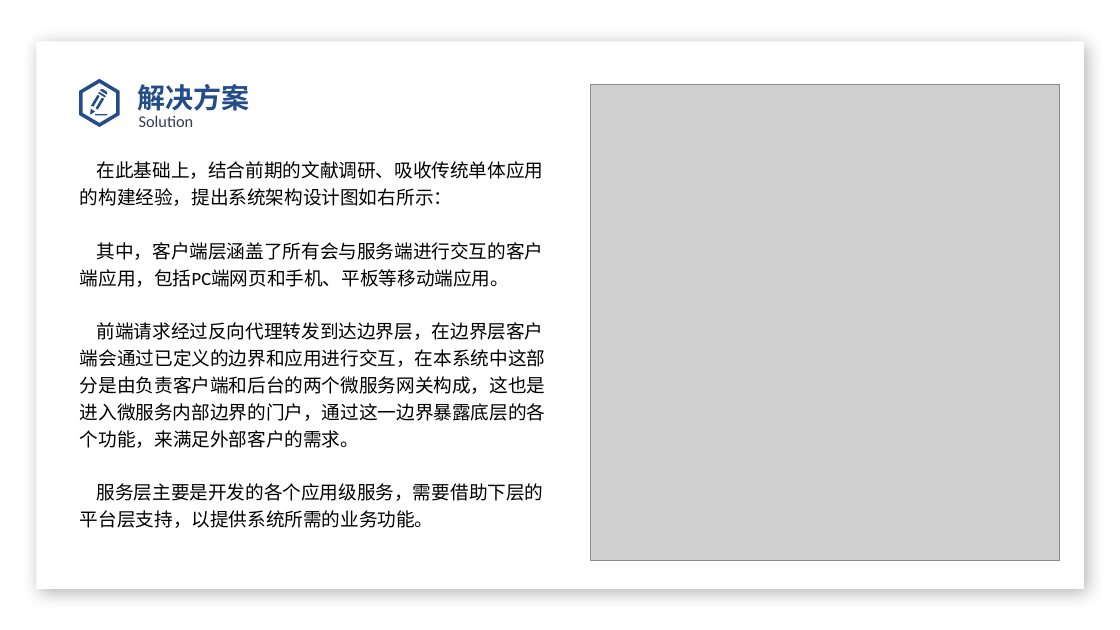
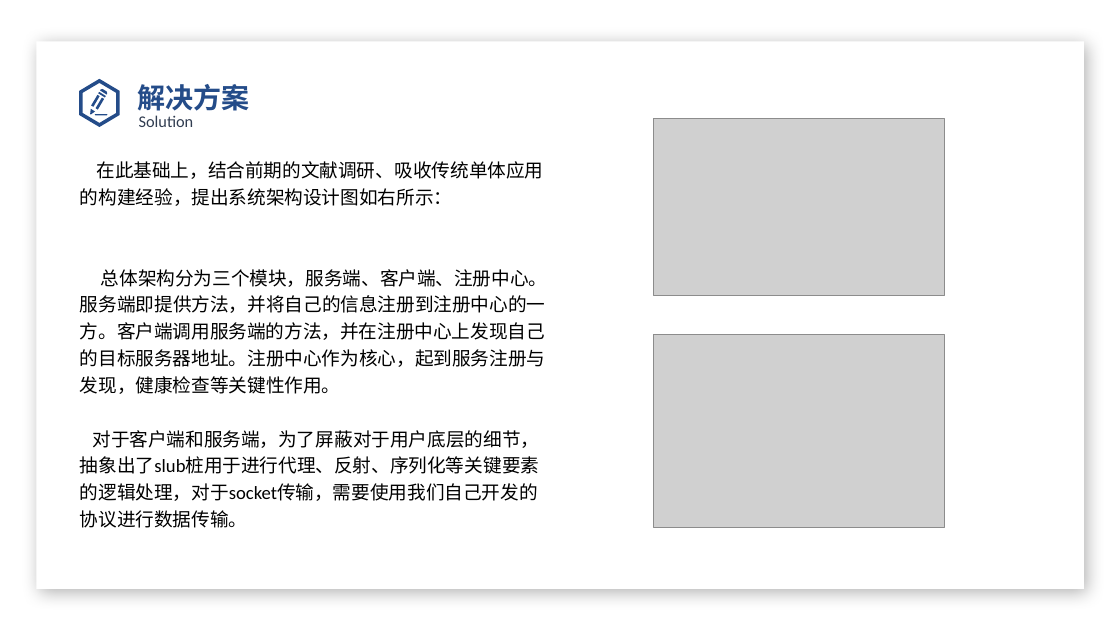
Before and after one commit to 2290653824/sward-rpc, a slide deck: slide 12 of files/2. 开题答辩/201931031311_卓悦_西南石油大学毕业设计（论文）开题报告.pptx. Drawn at 1120x630 pixels with LibreOffice and Linux fonts; fonts in the diff are those of the drawing; grey boxes stand for pictures; background and template pictures are left out. Boxes give left, top, right and bottom in pixels: in the first picture for what was removed or moved away, otherwise in the second. Text is boxed around its words. In the diff, an @@ line names an element or a change of style, - is before the commit and + after.

```diff
--- a/files/2. 开题答辩/201931031311_卓悦_西南石油大学毕业设计（论文）开题报告.pptx
+++ b/files/2. 开题答辩/201931031311_卓悦_西南石油大学毕业设计（论文）开题报告.pptx
@@ picture removed at bbox=[591, 84, 1060, 560] @@
@@ picture added at bbox=[654, 118, 944, 296] @@
@@ text at bbox=[80, 269, 548, 528]: text changed @@
-其中，客户端层涵盖了所有会与服务端进行交互的客户端应用，包括PC端网页和手机、平板等移动端应用。
-前端请求经过反向代理转发到达边界层，在边界层客户端会通过已定义的边界和应用进行交互，在本系统中这部分是由负责客户端和后台的两个微服务网关构成，这也是进入微服务内部边界的门户，通过这一边界暴露底层的各个功能，来满足外部客户的需求。
-服务层主要是开发的各个应用级服务，需要借助下层的平台层支持，以提供系统所需的业务功能。
+总体架构分为三个模块，服务端、客户端、注册中心。
+服务端即提供方法，并将自己的信息注册到注册中心的一方。客户端调用服务端的方法，并在注册中心上发现自己的目标服务器地址。注册中心作为核心，起到服务注册与发现，健康检查等关键性作用。
+对于客户端和服务端，为了屏蔽对于用户底层的细节，抽象出了slub桩用于进行代理、反射、序列化等关键要素的逻辑处理，对于socket传输，需要使用我们自己开发的协议进行数据传输。
@@ picture added at bbox=[654, 334, 944, 528] @@
```
Also in this commit, not shown: 9 other slides changed, 1 slide added, 1 slide removed, 1 other file.
